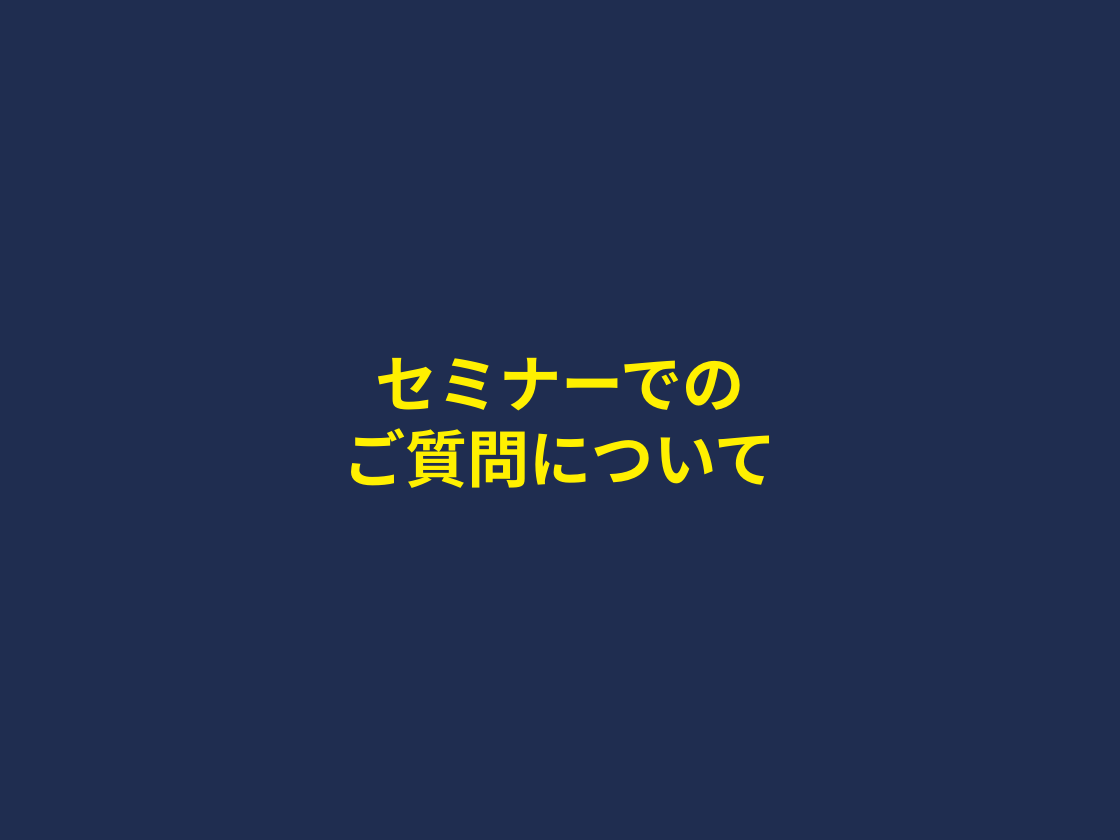
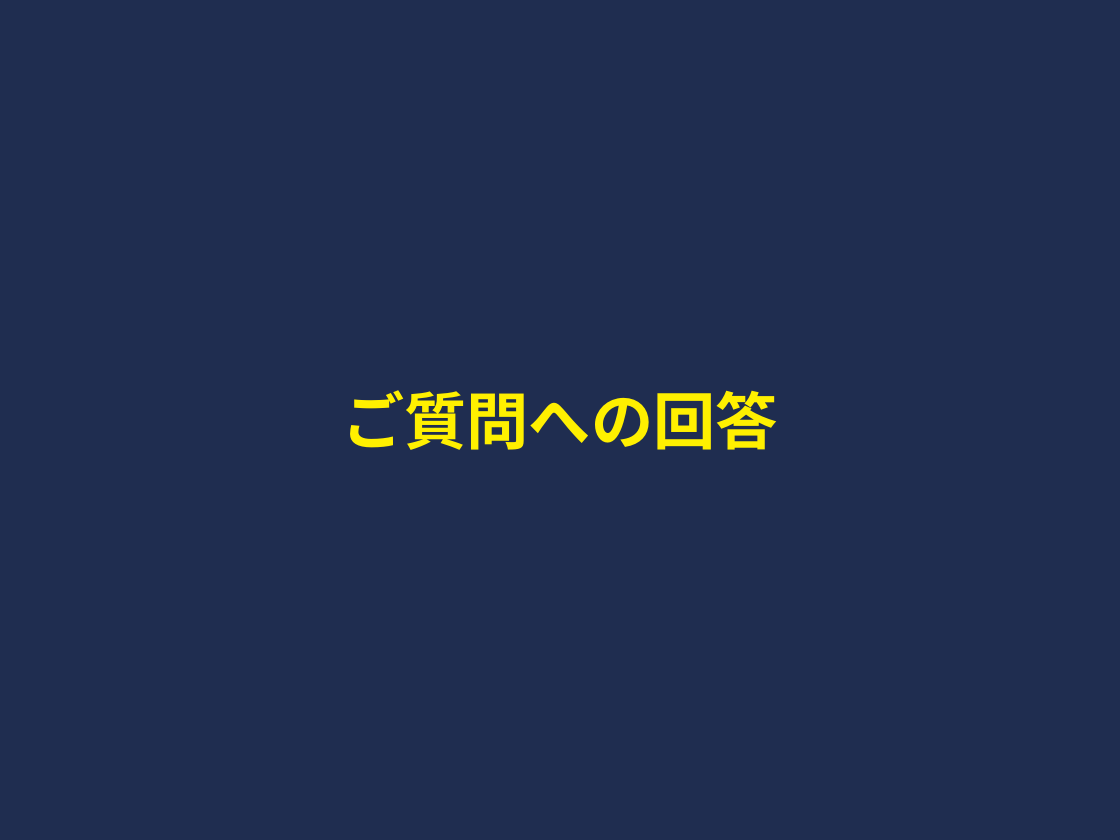
Before and after one commit to soshiro-iki-sys/-, a slide deck: slide 34 of proposals/遺品整理事業_企画書.pptx. Drawn at 1120x840 pixels with LibreOffice and Linux fonts; fonts in the diff are those of the drawing. Boxes give left, top, right and bottom in pixels: in the first picture for what was removed or moved away, otherwise in the second. Text is boxed around its words. In the diff, an @@ line names an element or a change of style, - is before the commit and + after.

```diff
--- a/proposals/遺品整理事業_企画書.pptx
+++ b/proposals/遺品整理事業_企画書.pptx
@@ title at (x1=342, y1=390, x2=777, y2=450): text changed @@
-セミナーでの
-ご質問について
+ご質問への回答
```
Also in this commit, not shown: 36 other slides changed, 20 slides added, 28 slides removed, 2 other files.
